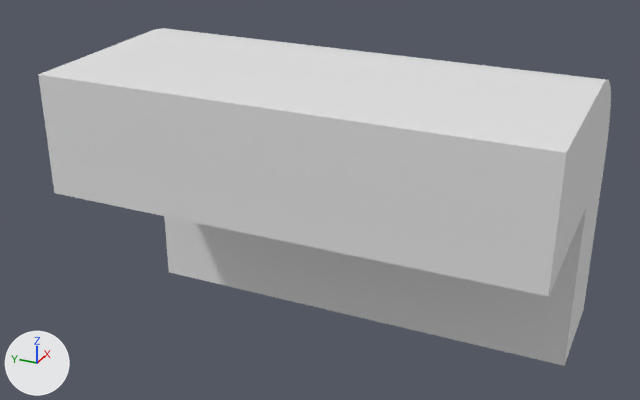
The Blender file Assets/Resources/Media/3DModels/BoardTile10.blend, before and after one commit.
Camera for both pictures: a 50 mm lens placed at (-1.787, -1.173, 0.615), pointed at (-0.208, -0.463, -0.175). The lights are fixed; the arrows at lower left show +X, +Y and +Z.
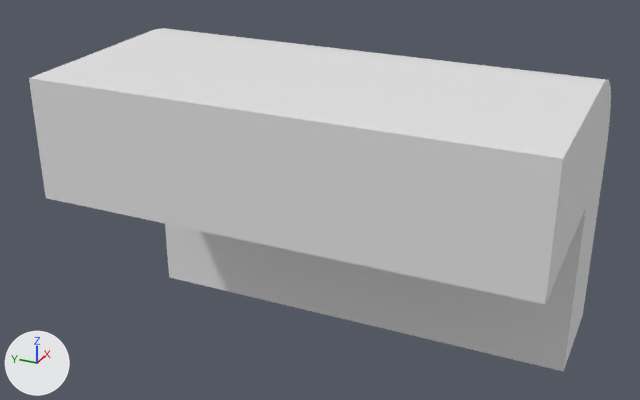
Location of each change, [x1, y1, x2, y2] in pixels of the pictures (640 x 400 px):
'Cube', reshaped: before [38, 28, 611, 366]; after [29, 28, 611, 372]
part 1 of me_cube_005, built on: after [169, 272, 583, 372]
part 2 of me_cube_005, built on: before [38, 75, 566, 297]; after [29, 75, 566, 304]

What the commit changed:
me_cube_005 has 86 vertices, 49 faces and spans x -0.5..0.125, y -1.0..0.0, z -0.5..0.125.
me_cube_005 is used by ob_cube; location (0.0, 0.0, 0.0).
Verts and faces of me_cube_005; kept vertices keep their numbers, new ones are numbered from 86.
Before the commit, vertices of me_cube_005: 0 (0.125, -1.0, -0.5) at pixel (583, 309), 1 (0.125, 0.0, -0.5), 4 (-0.125, -1.0, -0.5) at pixel (564, 365), 5 (-0.125, 0.0, -0.5) at pixel (168, 272).
Before the commit, vertices of me_cube_005: 8 (-0.5, -1.0, -0.125) at pixel (548, 296), 9 (-0.5, 0.0, -0.125) at pixel (54, 193), 12 (-0.5, -1.0, 0.125) at pixel (566, 152), 13 (-0.5, 0.0, 0.125) at pixel (38, 74).
Part 1, on me_cube_005:
Faces deleted: (0, 4, 5, 1).
New vertices 86 to 89 stand at vertices 0, 1, 4, 5, in that order, plus (0.0, 0.0, -0.015).
New faces: (0, 86, 87, 1), (86, 88, 89, 87), (0, 4, 88, 86), (4, 5, 89, 88), (1, 87, 89, 5).
Part 2, on me_cube_005:
Faces deleted: (8, 12, 13, 9).
New vertices 90 to 93 stand at vertices 8, 9, 12, 13, in that order, plus (-0.027, 0.0, 0.0).
New faces: (9, 91, 93, 13), (90, 92, 93, 91), (8, 90, 91, 9), (8, 12, 92, 90), (12, 13, 93, 92).
